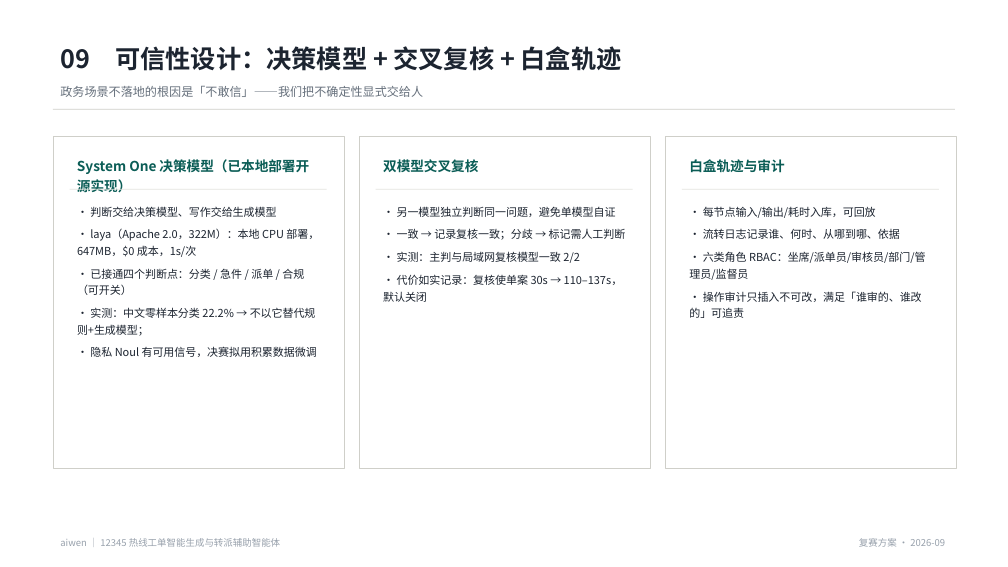
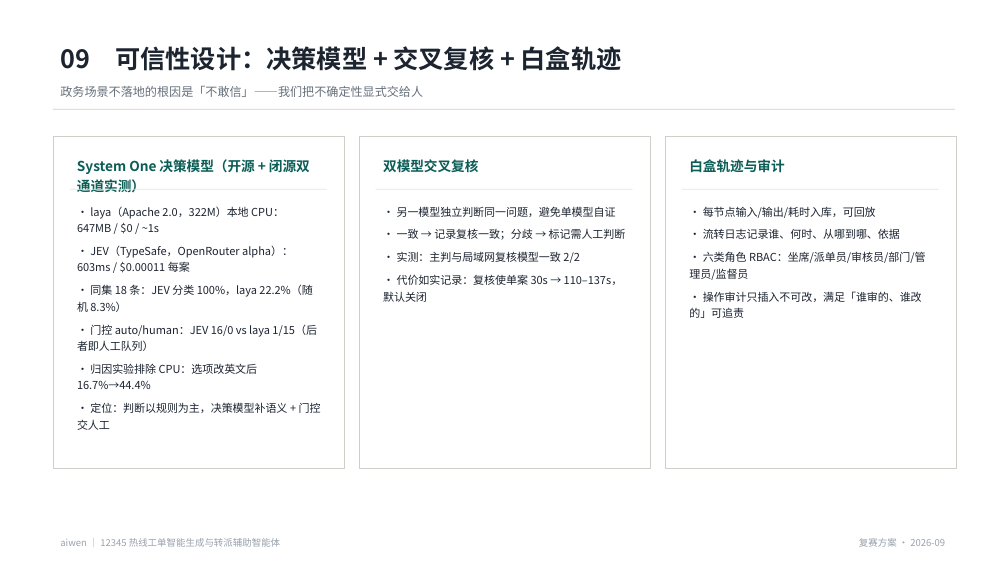
Before and after one commit to allen-iwen/12345Agent-, a slide deck: slide 10 of docs/competition/02_复赛方案.pptx. Drawn at 1008x567 pixels with LibreOffice and Linux fonts; fonts in the diff are those of the drawing. Boxes give left, top, right and bottom in pixels: in the first picture for what was removed or moved away, otherwise in the second. Text is boxed around its words. In the diff, an @@ line names an element or a change of style, - is before the commit and + after.

Commit message:
材料同步：决策模型卡片改为开源+闭源双通道实测（JEV 100%/603ms/.00011 vs laya 22.2%，门控对比，归因实验排除 CPU）

```diff
--- a/docs/competition/02_复赛方案.pptx
+++ b/docs/competition/02_复赛方案.pptx
@@ text at [77, 159, 310, 192]: text changed @@
-System One 决策模型（已本地部署开源实现）
+System One 决策模型（开源 + 闭源双通道实测）
@@ text at [77, 206, 321, 430]: text changed @@
-· 判断交给决策模型、写作交给生成模型
-· laya（Apache 2.0，322M）：本地 CPU 部署，647MB，$0 成本，1s/次
-· 已接通四个判断点：分类 / 急件 / 派单 / 合规（可开关）
-· 实测：中文零样本分类 22.2% → 不以它替代规则+生成模型；
-· 隐私 Noul 有可用信号，决赛拟用积累数据微调
+· laya（Apache 2.0，322M）本地 CPU：647MB / $0 / ~1s
+· JEV（TypeSafe，OpenRouter alpha）：603ms / $0.00011 每案
+· 同集 18 条：JEV 分类 100%，laya 22.2%（随机 8.3%）
+· 门控 auto/human：JEV 16/0 vs laya 1/15（后者即人工队列）
+· 归因实验排除 CPU：选项改英文后 16.7%→44.4%
+· 定位：判断以规则为主，决策模型补语义 + 门控交人工
```
Also in this commit, not shown: 2 other files.
